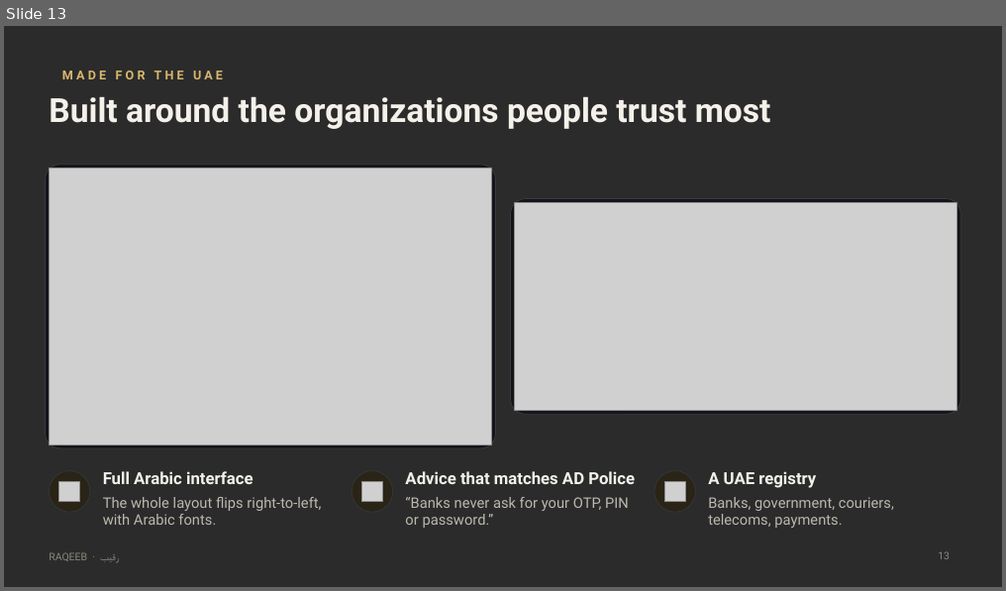
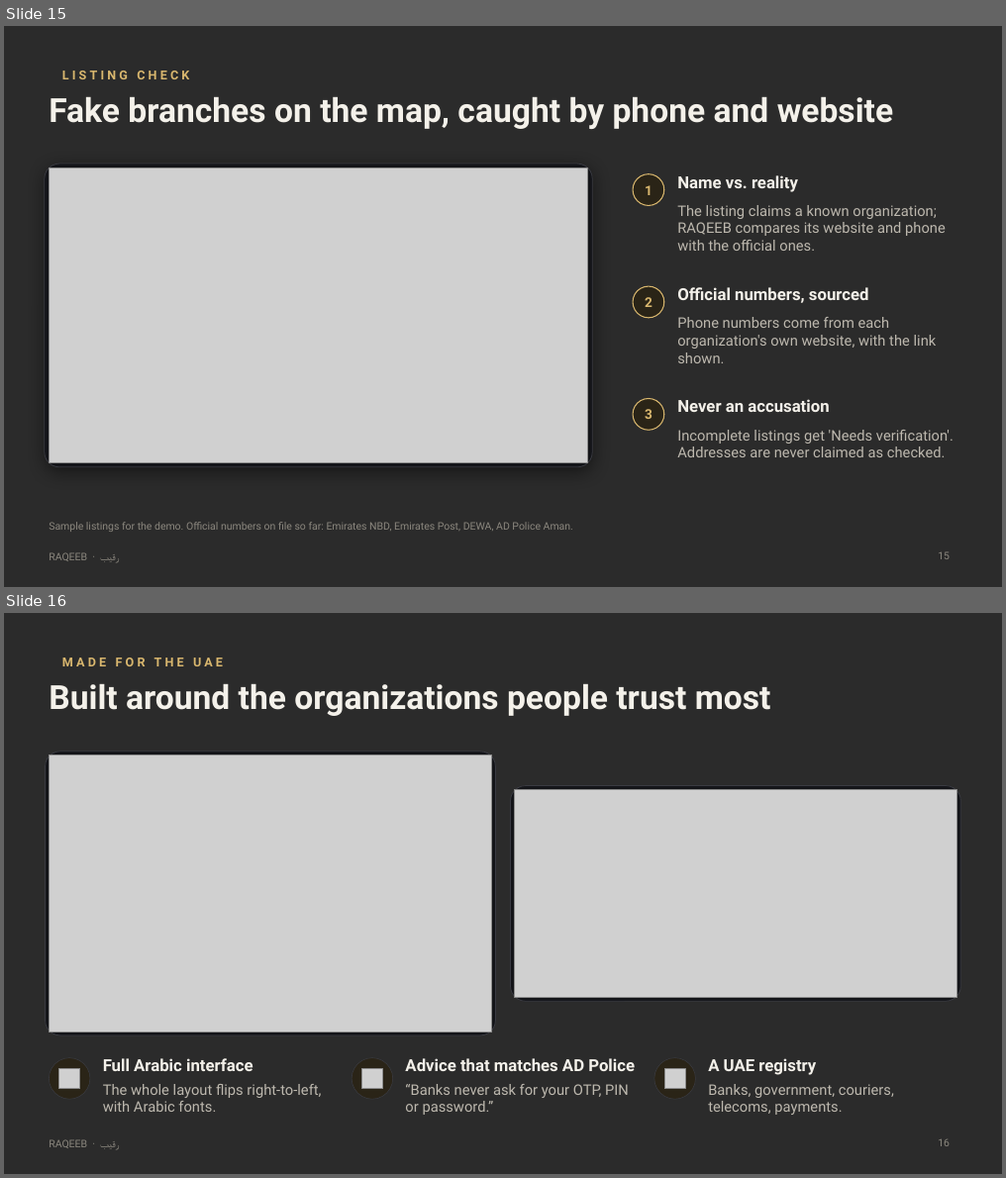
Before and after one commit to prokl1d/RAQEEB, a slide deck: docs/RAQEEB_Pitch_Deck.pptx. Shown one above the other, each under a label of ours: slide 13 before the commit, slides 15 and 16 after it. The pictures are 1006x591 and 1006x1178 pixels, drawn with LibreOffice and Linux fonts; fonts in the diff are those of the drawing; grey boxes stand for pictures; background and template pictures are left out; a plain dark background stands for a picture behind light text. Boxes give left, top, right and bottom in pixels: in the first picture for what was removed or moved away, otherwise in the second. Text is boxed around its words. In the diff, an @@ line names an element or a change of style, - is before the commit and + after.

```diff
--- a/docs/RAQEEB_Pitch_Deck.pptx
+++ b/docs/RAQEEB_Pitch_Deck.pptx
@@ slide 15 added at box(4, 26, 1002, 587), background picture (left out); not listed: 1 template element that a slide beside it also shows @@
@@ text added at box(62, 71, 189, 79), 12 pt, text #D9B76E, bold @@
+LISTING CHECK
@@ title added at box(49, 96, 893, 129), 32 pt, text #F4F1EA, bold @@
+Fake branches on the map, caught by phone and website
@@ rounded rectangle added at box(45, 164, 592, 468), fill #141519, outline #3A3B42 0.75 pt @@
@@ picture added at box(49, 169, 588, 464) @@
@@ ellipse added at box(633, 174, 664, 205), fill #2A2417, outline #D9B76E 1 pt @@
@@ text added at box(645, 185, 652, 195), 13 pt, text #D9B76E, bold @@
+1
@@ text added at box(677, 175, 798, 192), 16 pt, text #F4F1EA, bold @@
+Name vs. reality
@@ text added at box(677, 205, 945, 251), 14 pt, text #BDB8AE @@
+The listing claims a known organization; RAQEEB compares its website and phone with the official ones.
@@ ellipse added at box(633, 286, 664, 318), fill #2A2417, outline #D9B76E 1 pt @@
@@ text added at box(677, 287, 869, 303), 16 pt, text #F4F1EA, bold @@
+Official numbers, sourced
@@ text added at box(645, 297, 652, 307), 13 pt, text #D9B76E, bold @@
+2
@@ text added at box(677, 317, 937, 364), 14 pt, text #BDB8AE @@
+Phone numbers come from each organization's own website, with the link shown.
@@ ellipse added at box(633, 399, 664, 430), fill #2A2417, outline #D9B76E 1 pt @@
@@ text added at box(645, 409, 652, 419), 13 pt, text #D9B76E, bold @@
+3
@@ text added at box(677, 399, 829, 412), 16 pt, text #F4F1EA, bold @@
+Never an accusation
@@ text added at box(677, 430, 953, 458), 14 pt, text #BDB8AE @@
+Incomplete listings get 'Needs verification'. Addresses are never claimed as checked.
@@ text added at box(49, 522, 573, 532), 10 pt, text #8B877E @@
+Sample listings for the demo. Official numbers on file so far: Emirates NBD, Emirates Post, DEWA, AD Police Aman.
@@ page number added at box(938, 552, 949, 560), 10 pt, text #8B877E @@
+15
@@ what was slide 13 is now slide 16 @@
@@ page number at box(938, 1140, 949, 1147): text changed @@
-13
+16
```
Also in this commit, not shown: 3 slides changed, 2 other slides added, 34 other files.
